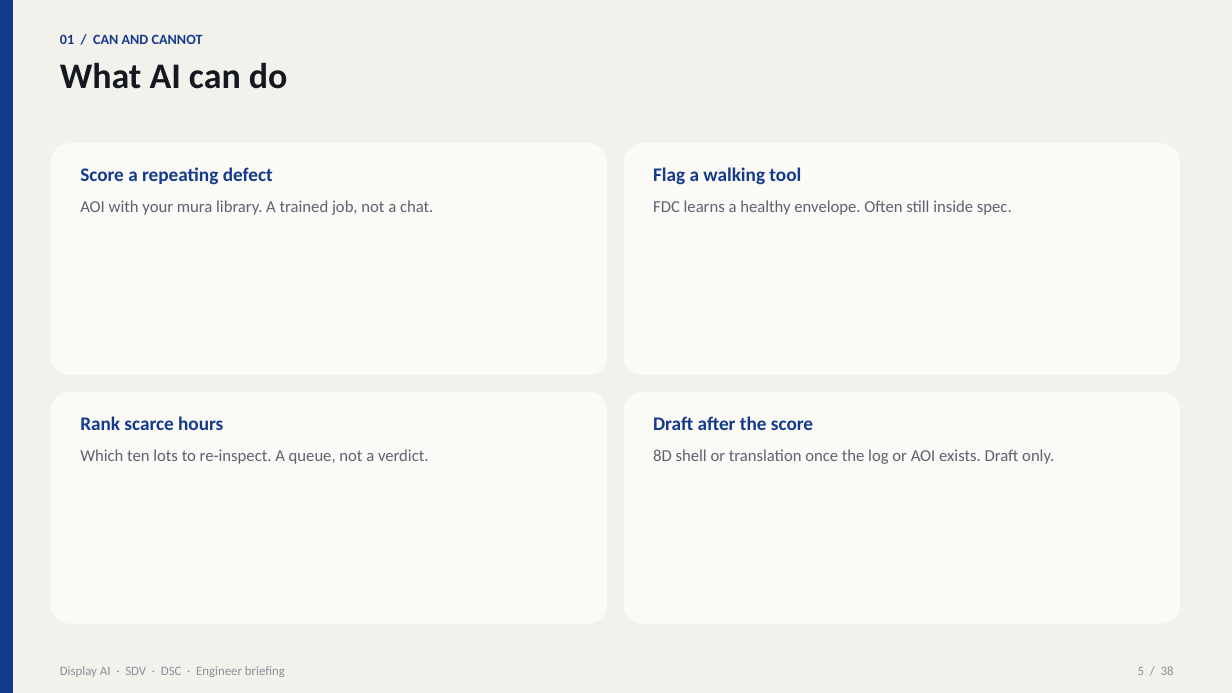
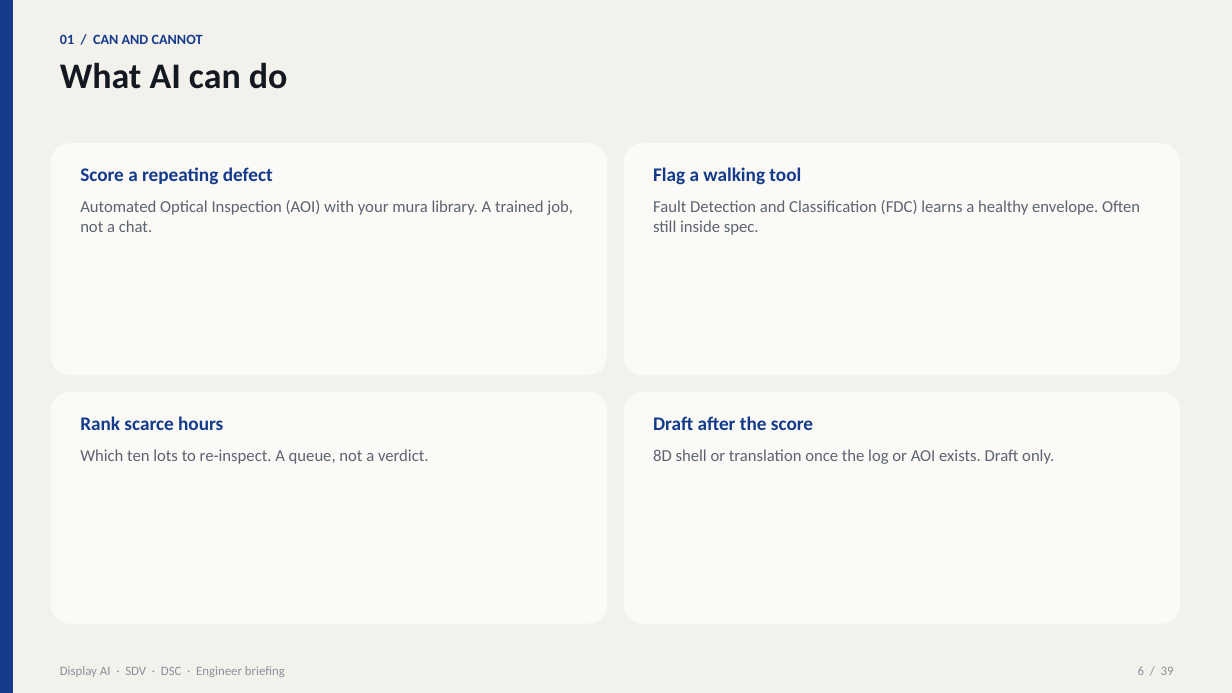
Before and after one commit to beyondlatent/welcome, a slide deck: slide 6 of Display-AI-Briefing-SDV-DSC.pptx (slide 5 before the commit). Drawn at 1232x693 pixels with LibreOffice and Linux fonts; fonts in the diff are those of the drawing. Boxes give left, top, right and bottom in pixels: in the first picture for what was removed or moved away, otherwise in the second. Text is boxed around its words. In the diff, an @@ line names an element or a change of style, - is before the commit and + after.

```diff
--- a/Display-AI-Briefing-SDV-DSC.pptx
+++ b/Display-AI-Briefing-SDV-DSC.pptx
@@ text at <box>80,200,573,232</box>: text changed @@
-AOI with your mura library. A trained job, not a chat.
+Automated Optical Inspection (AOI) with your mura library. A trained job, not a chat.
@@ text at <box>653,200,1140,235</box>: text changed @@
-FDC learns a healthy envelope. Often still inside spec.
+Fault Detection and Classification (FDC) learns a healthy envelope. Often still inside spec.
@@ text at <box>1138,666,1174,675</box>: text changed @@
-5 / 38
+6 / 39
```
Also in this commit, not shown: 35 other slides changed, 2 slides added, 1 slide removed, 2 other files.
